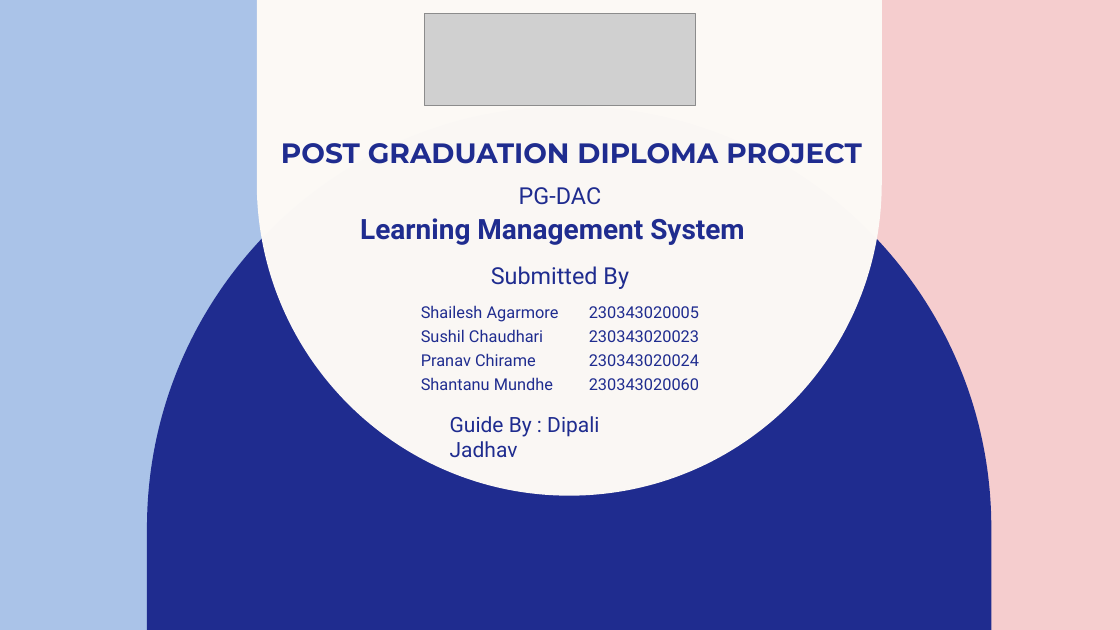
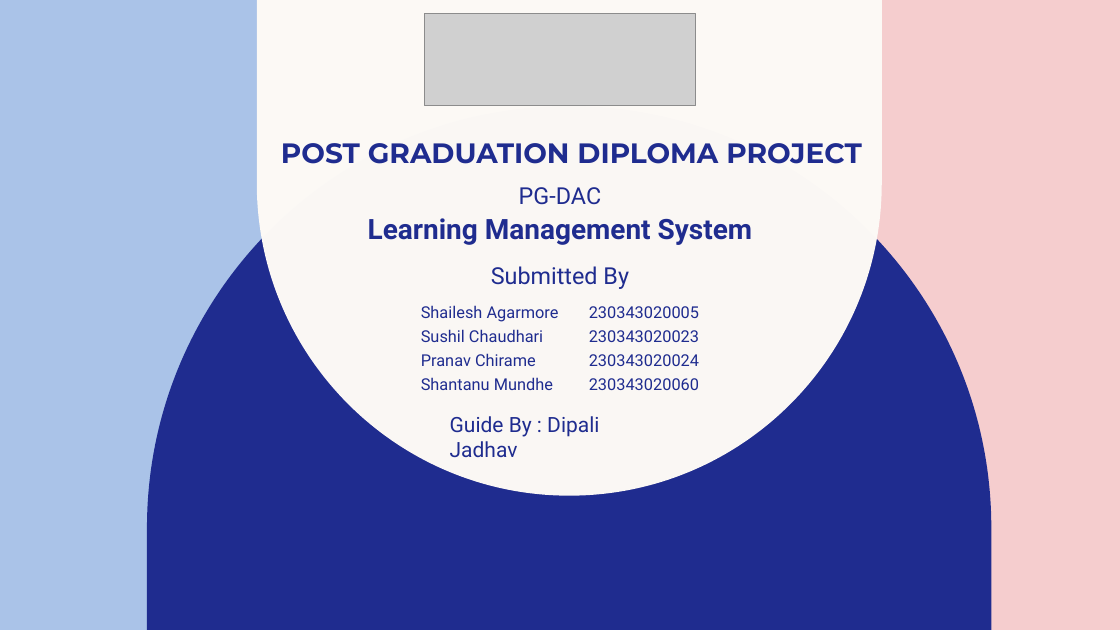
Before and after one commit to Sushil9731/Myproject, a slide deck: slide 1 of document/Learning Managemt System. (2).pptx. Drawn at 1120x630 pixels with LibreOffice and Linux fonts; fonts in the diff are those of the drawing; grey boxes stand for pictures. Boxes give left, top, right and bottom in pixels: in the first picture for what was removed or moved away, otherwise in the second. Text is boxed around its words. In the diff, an @@ line names an element or a change of style, - is before the commit and + after.

```diff
--- a/document/Learning Managemt System. (2).pptx
+++ b/document/Learning Managemt System. (2).pptx
@@ text "Learning Management System": place and size @@
-text "Learning Management System" at box(360, 218, 744, 245)
+text "Learning Management System" at box(368, 218, 752, 245)
```
Also in this commit, not shown: 7 other slides changed, 2 slides added.
